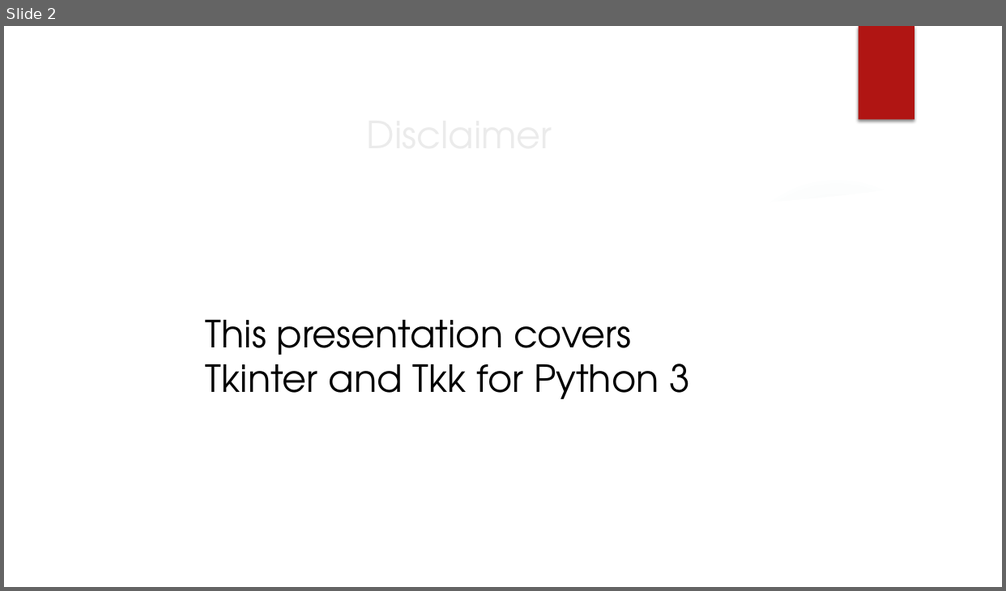
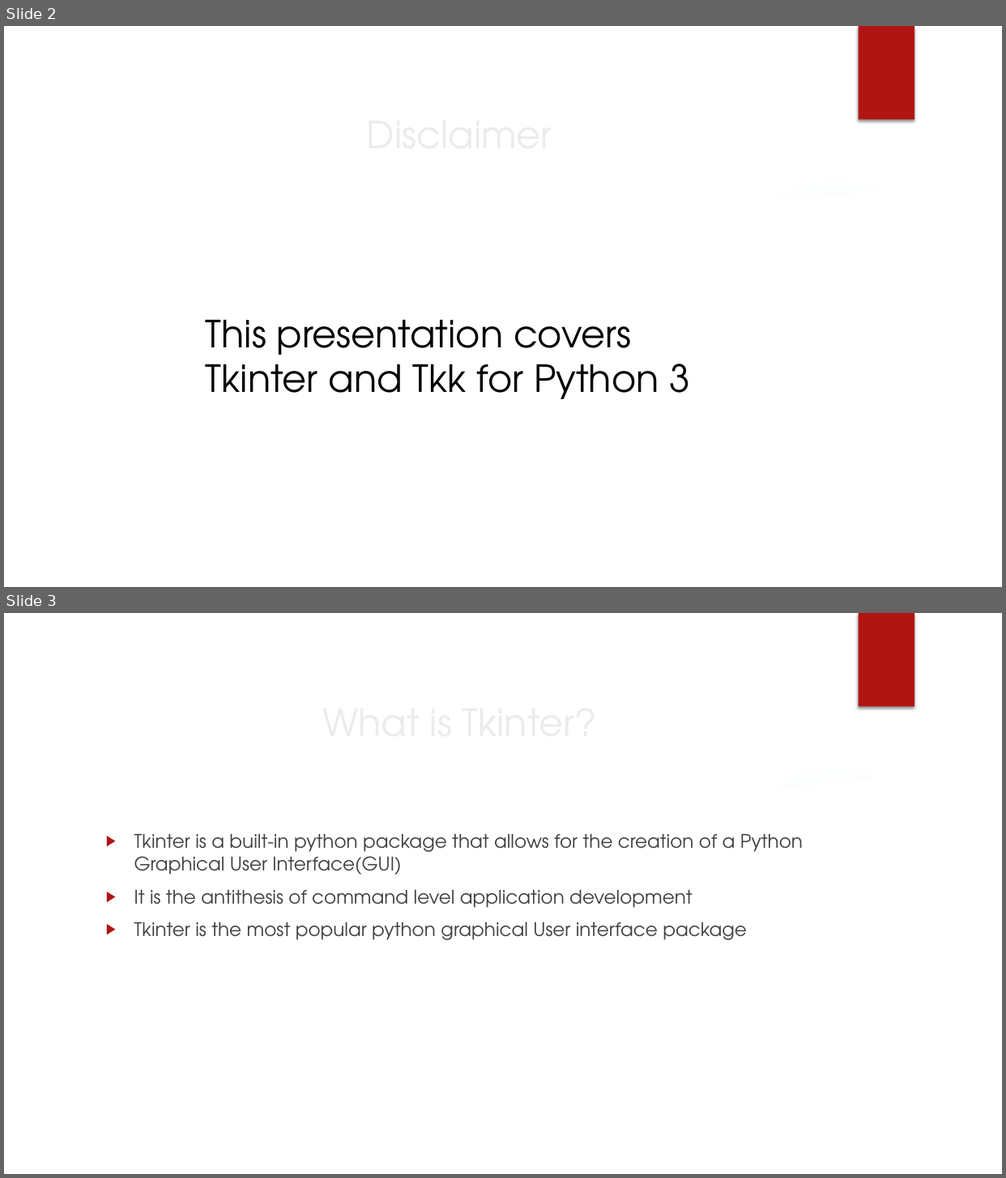
Before and after one commit to scottbing/SB_5410_Midterm_Challenge, a slide deck: TKinter.pptx. Shown one above the other, each under a label of ours: slide 2 before the commit, slides 2 and 3 after it. The pictures are 1006x591 and 1006x1178 pixels, drawn with LibreOffice and Linux fonts; fonts in the diff are those of the drawing; background and template pictures are left out. Boxes give left, top, right and bottom in pixels: in the first picture for what was removed or moved away, otherwise in the second. Text is boxed around its words. In the diff, an @@ line names an element or a change of style, - is before the commit and + after.

```diff
--- a/TKinter.pptx
+++ b/TKinter.pptx
@@ slide 3 added at (x1=4, y1=613, x2=1002, y2=1174), background picture (left out); not listed: 7 template elements that a slide beside it also shows @@
@@ title added at (x1=98, y1=692, x2=820, y2=750), 36 pt, text #EBEBEB @@
+What is Tkinter?
@@ text added at (x1=134, y1=834, x2=803, y2=940), 18 pt, text #404040 @@
+▶ Tkinter is a built-in python package that allows for the creation of a Python Graphical User Interface(GUI)
+▶ It is the antithesis of command level application development
+▶ Tkinter is the most popular python graphical User interface package
```
Also in this commit, not shown: 5 slides changed, 8 other slides added.
